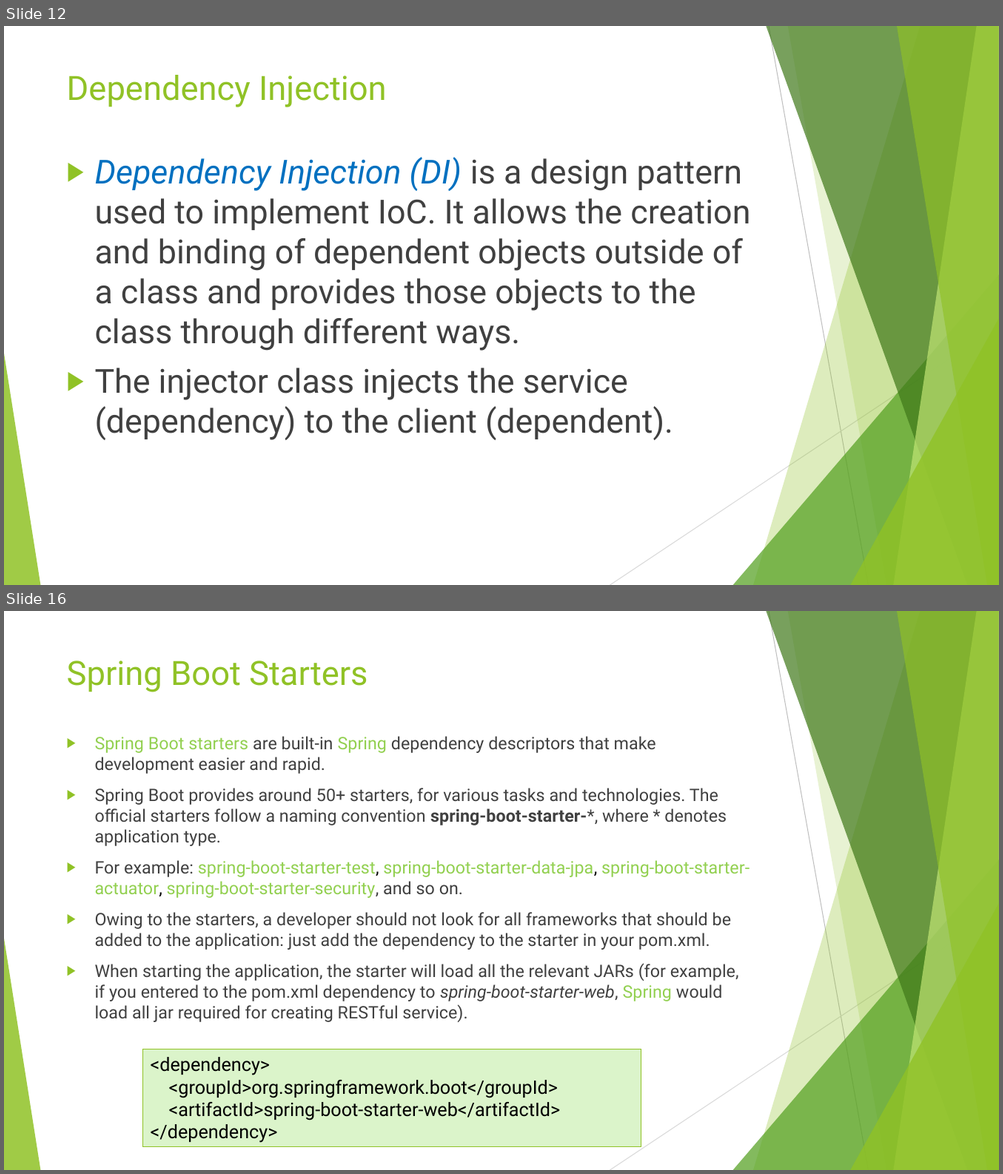
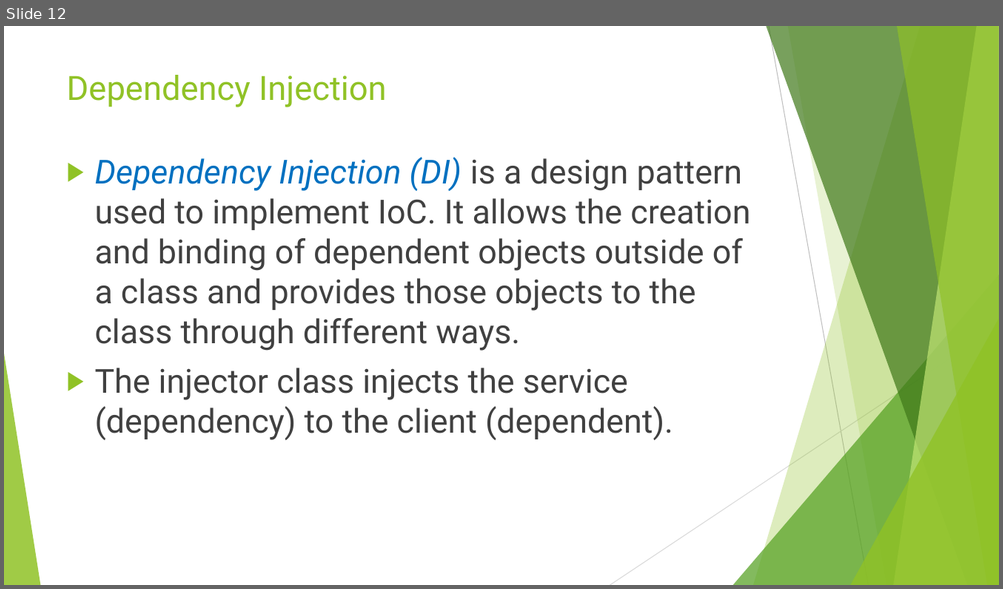
Before and after one commit to idanshal/sb-todo-app-tdp, a slide deck: course_data/presentations/practical_spring_boot_for_tdp.pptx. Shown one above the other, each under a label of ours: slides 12 and 16 before the commit, slide 12 after it; the slides between them are not shown. The pictures are 1003x1174 and 1003x589 pixels, drawn with LibreOffice and Linux fonts; fonts in the diff are those of the drawing. Boxes give left, top, right and bottom in pixels: in the first picture for what was removed or moved away, otherwise in the second. Text is boxed around its words. In the diff, an @@ line names an element or a change of style, - is before the commit and + after.

```diff
--- a/course_data/presentations/practical_spring_boot_for_tdp.pptx
+++ b/course_data/presentations/practical_spring_boot_for_tdp.pptx
@@ slide 16 removed at [4, 611, 999, 1170], background #FFFFFF; not listed: 10 template elements that a slide beside it also shows @@
@@ title removed at [67, 661, 367, 692] @@
-Spring Boot Starters
@@ text removed at [95, 736, 749, 1022] @@
-▶ Spring Boot starters are built-in Spring dependency descriptors that make development easier and rapid.
-▶ Spring Boot provides around 50+ starters, for various tasks and technologies. The official starters follow a naming convention spring-boot-starter-*, where * denotes application type.
-▶ For example: spring-boot-starter-test, spring-boot-starter-data-jpa, spring-boot-starter-actuator, spring-boot-starter-security, and so on.
-▶ Owing to the starters, a developer should not look for all frameworks that should be added to the application: just add the dependency to the starter in your pom.xml.
-▶ When starting the application, the starter will load all the relevant JARs (for example, if you entered to the pom.xml dependency to spring-boot-starter-web, Spring would load all jar required for creating RESTful service).
@@ rectangle removed at [143, 1050, 640, 1147] @@
-<dependency>
-<groupId>org.springframework.boot</groupId>
-<artifactId>spring-boot-starter-web</artifactId>
-</dependency>
```
Also in this commit, not shown: 2 slides changed, 1 slide added, 3 other slides removed, 6 other files.
